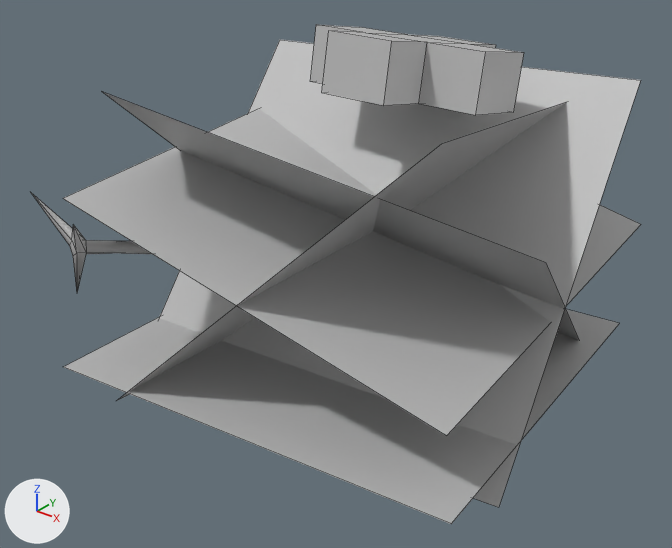
One commit to the FBX model Assets/Models/Char_DustHugger.fbx: the scene before it, then after it.
One viewpoint serves both versions: a 50 mm lens placed at (0.0146, -0.01953, 0.01605), pointed at (0.00071, -0.00217, 0.00529). The lights are fixed; the arrows at lower left show +X, +Y and +Z. Mesh edges are drawn as thin lines. Where no turn or scale is listed for an object, it has been applied to the vertices.

Names of what the first picture shows: 'Char_DustHugger', 'Char_DustHuggerArmR', 'Hat'.
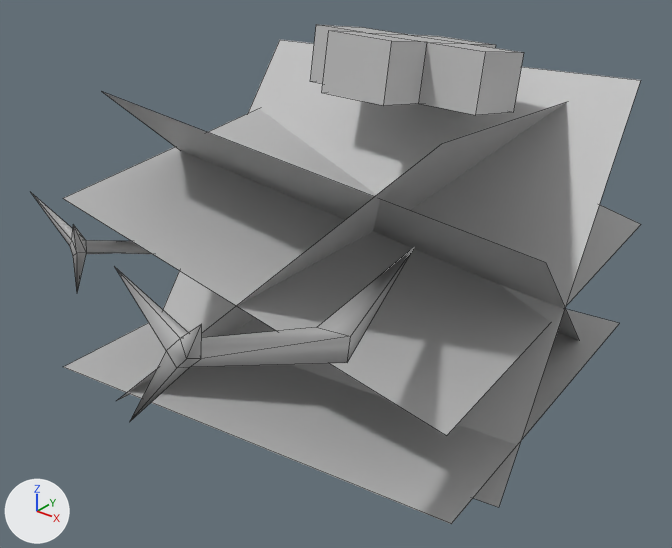
What differs and where, as boxes (x1, y1, x2, y2) in the pictures (672 x 548 px):
'Char_DustHuggerArmL', added: after (115, 248, 414, 421)

What the commit changed:
Mesh me_mesh_001_1 is new.
It has 16 vertices, 22 faces and spans x 0.0..0.0026, y -0.0099..0.0, z 0.0..0.0031.
It uses material mat_lambert1 (grey #bcbcbc).
Object 'Char_DustHuggerArmL' (ob_char_dusthuggerarml) is new; it shows me_mesh_001_1.
Its location is (0.00306, -0.00201, 0.00668).
